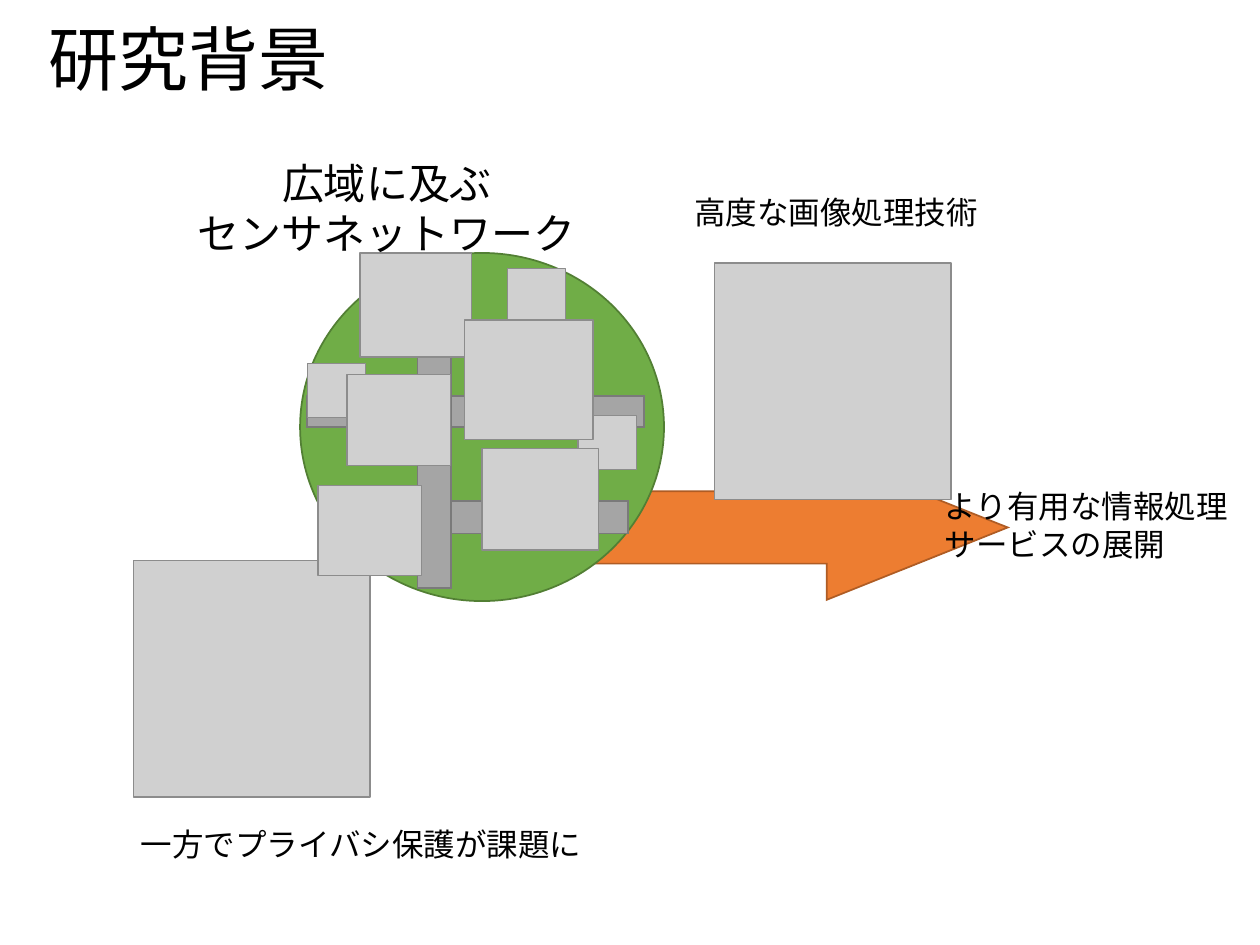
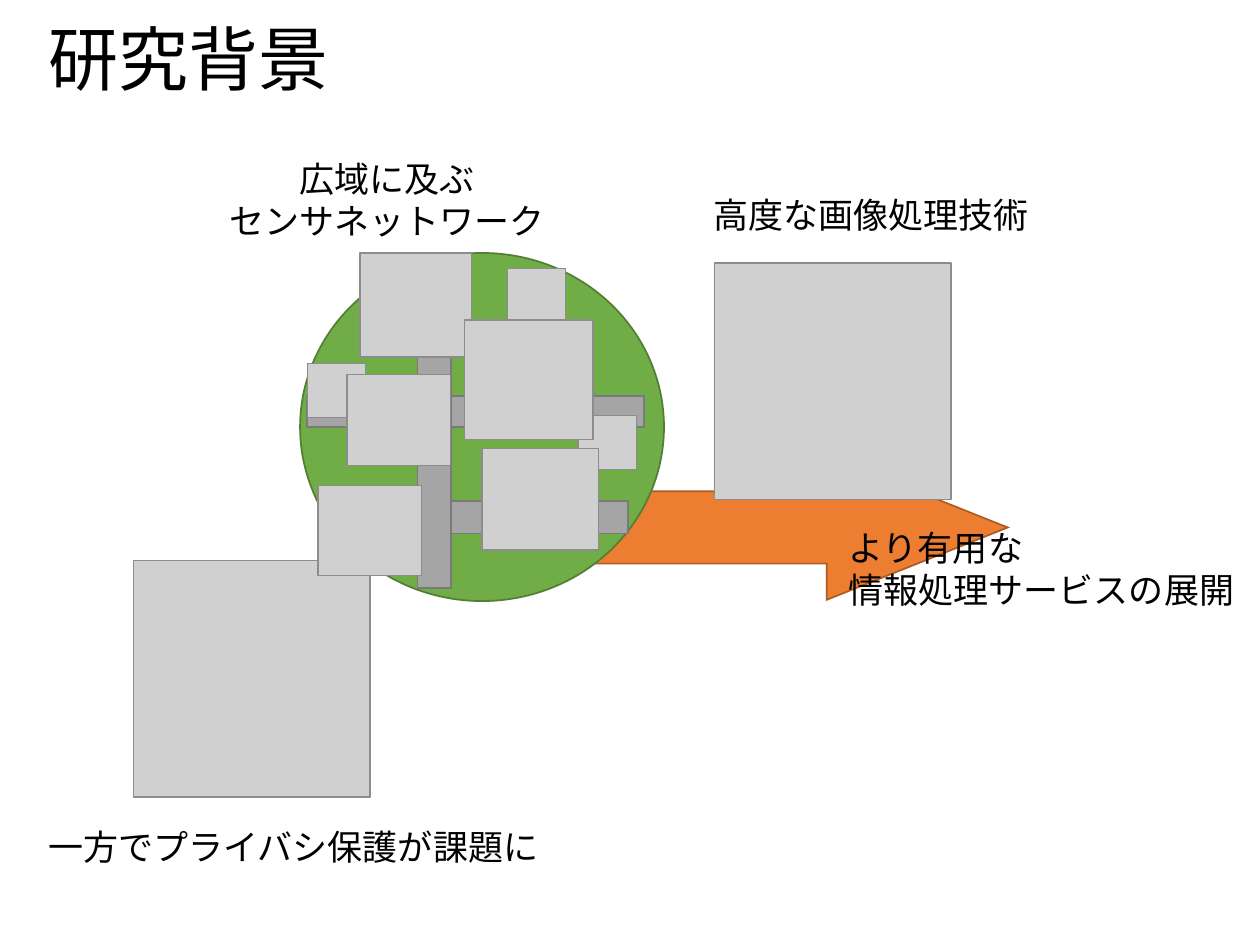
Before and after one commit to ao-megane/LplcOpenDataConverter, a slide deck: slide 3 of LplcOpenDataConverter/LplcOpenDataConverter/プレゼン/多地点カメラを用いた見守りサービスにおける第三者のプライバシデータ流出比の定量評価.pptx. Drawn at 1260x945 pixels with LibreOffice and Linux fonts; fonts in the diff are those of the drawing; grey boxes stand for pictures; background and template pictures are left out. Boxes give left, top, right and bottom in pixels: in the first picture for what was removed or moved away, otherwise in the second. Text is boxed around its words. In the diff, an @@ line names an element or a change of style, - is before the commit and + after.

```diff
--- a/LplcOpenDataConverter/LplcOpenDataConverter/プレゼン/多地点カメラを用いた見守りサービスにおける第三者のプライバシデータ流出比の定量評価.pptx
+++ b/LplcOpenDataConverter/LplcOpenDataConverter/プレゼン/多地点カメラを用いた見守りサービスにおける第三者のプライバシデータ流出比の定量評価.pptx
@@ text "広域に及ぶ センサネットワーク" at (229, 162, 544, 237): size 24 to 20 pt @@
@@ text "高度な画像処理技術" at (713, 198, 1028, 231): size 18 to 20 pt @@
@@ text at (849, 526, 1235, 606): text changed; size 18 to 20 pt @@
-より有用な情報処理サービスの展開
+より有用な
+情報処理サービスの展開
@@ text "一方でプライバシ保護が課題に" at (48, 830, 538, 863): size 18 to 20 pt @@
@@ text "一方でプライバシ保護が課題に": place and size @@
-text "一方でプライバシ保護が課題に" at (141, 829, 581, 859)
+text "一方でプライバシ保護が課題に" at (48, 830, 538, 863)
```
Also in this commit, not shown: 11 other slides changed, 5 slides added, 1 slide removed, 1 other file.
